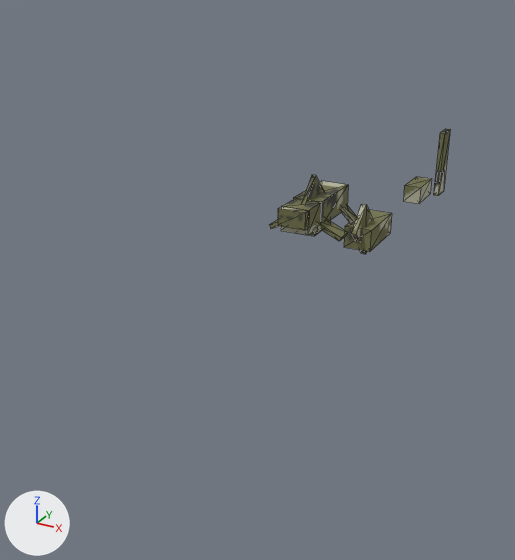
The glTF model models/creatures/shark/model.gltf as it was, and as the next commit left it.
Before and after are seen from a 50 mm camera at (1.11, -2.55, 1.67) aimed at (-0.33, 0.06, 0.36). Arrows for +X, +Y and +Z are at lower left; the lights stay in place. The first picture is the older version. Mesh edges are drawn as thin lines. Vertices at exactly the same position are counted once.

The first picture shows 'shark'.
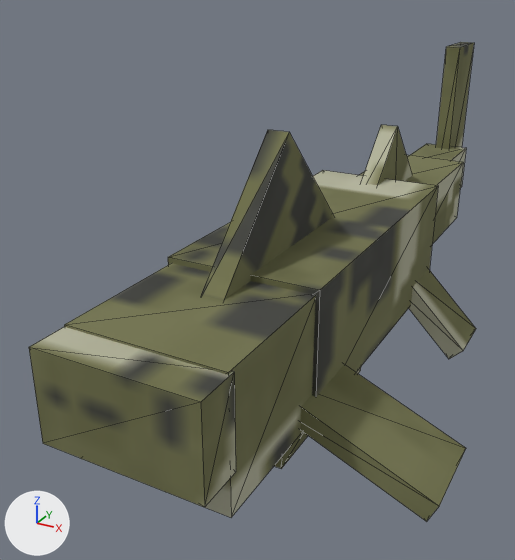
Where the change shows, as pixel boxes [x1, y1, x2, y2] in the pictures (515 x 560 px; the box of a moved part takes in the faces that stretch with it):
'shark', reshaped (148% wider, 282% taller)
    before: [270, 129, 450, 254]
    after: [29, 42, 476, 522]
part 1 of me_shark, moved or reshaped
    before: [278, 207, 309, 230]
    after: [29, 326, 236, 507]
part 2 of me_shark, moved or reshaped
    before: [293, 181, 348, 222]
    after: [168, 170, 438, 397]
part 3 of me_shark, moved or reshaped
    before: [344, 210, 392, 252]
    after: [360, 155, 463, 244]
part 4 of me_shark, moved or reshaped
    before: [403, 177, 432, 204]
    after: [409, 144, 466, 188]
part 5 of me_shark, moved or reshaped
    before: [434, 129, 450, 196]
    after: [436, 42, 474, 149]
part 6 of me_shark, moved or reshaped
    before: [301, 175, 324, 204]
    after: [201, 130, 334, 300]
part 7 of me_shark, moved or reshaped (mostly hidden)
    before: [309, 228, 322, 236]
    after: [274, 367, 361, 469]
part 8 of me_shark, moved or reshaped
    before: [318, 219, 348, 241]
    after: [301, 365, 466, 522]
part 9 of me_shark, moved or reshaped (not visible afterwards)
    before: [270, 220, 279, 228]
part 10 of me_shark, moved or reshaped
    before: [351, 204, 372, 254]
    after: [361, 125, 412, 185]
part 11 of me_shark, moved or reshaped
    before: [281, 199, 321, 235]
    after: [64, 263, 316, 518]
part 12 of me_shark, moved or reshaped
    before: [341, 205, 358, 224]
    after: [409, 269, 476, 359]

The edits, one by one:
me_shark is used by ob_shark; location (0.0, 0.0, 0.0).
me_shark had 104 vertices, 156 faces and spanned x -0.15..0.16, y -0.28..1.91, z 0.35..0.93.
me_shark now has 104 vertices, 156 faces and spans x -0.74..0.77, y -1.36..2.12, z 0.02..1.24.
me_shark part 1: the loose piece of 8 vertices spanning x -0.05..0.06, y -0.28..-0.25, z 0.78..0.84 is scaled about its middle by 4.87, then moved by (0.02, -1.01, -0.25).
me_shark part 2: the loose piece of 8 vertices spanning x -0.06..0.06, y -0.14..0.13, z 0.75..0.85 is scaled about its middle by 4.87, then moved by (0.01, -0.02, -0.3).
me_shark part 3: the loose piece of 8 vertices spanning x -0.06..0.07, y 0.43..0.72, z 0.45..0.55 is scaled about its middle by 3.14, then moved by (0.01, 0.43, 0.0).
me_shark part 4: the loose piece of 8 vertices spanning x -0.04..0.05, y 1.25..1.47, z 0.45..0.54 is scaled about its middle by 2.68, then moved by (0.01, 0.22, 0.03).
me_shark part 5: the loose piece of 8 vertices spanning x -0.01..0.02, y 1.79..1.91, z 0.35..0.75 is scaled about its middle by 2.71, then moved by (0.01, 0.1, 0.16).
me_shark part 6: the loose piece of 8 vertices spanning x 0.0..0.01, y -0.18..0.02, z 0.73..0.93 is scaled about its middle by 4.87, then moved by (0.01, -0.31, -0.16).
me_shark part 7: the loose piece of 8 vertices spanning x -0.04..0.05, y -0.16..-0.01, z 0.71..0.75 is scaled about its middle by 4.87, then moved by (0.01, -0.32, -0.56).
me_shark part 8: the loose piece of 8 vertices spanning x 0.01..0.16, y -0.16..-0.09, z 0.71..0.79 is scaled about its middle by 4.87, then moved by (0.33, -0.48, -0.48).
me_shark part 9: the loose piece of 8 vertices spanning x -0.15..-0.01, y -0.16..-0.09, z 0.71..0.79 is scaled about its middle by 4.87, then moved by (-0.3, -0.48, -0.48).
me_shark part 10: the loose piece of 8 vertices spanning x -0.01..0.02, y 0.38..0.64, z 0.39..0.65 is scaled about its middle by 3.14, then moved by (0.01, 0.29, 0.05).
me_shark part 11: the loose piece of 8 vertices spanning x -0.05..0.06, y -0.25..-0.14, z 0.75..0.84 is scaled about its middle by 4.87, then moved by (0.01, -0.75, -0.3).
me_shark part 12: the loose piece of 8 vertices spanning x 0.03..0.12, y 0.08..0.13, z 0.7..0.78 is scaled about its middle by 4.87, then moved by (0.29, 0.39, -0.51).
Other edits to the shape of me_shark do not show in these pictures.
